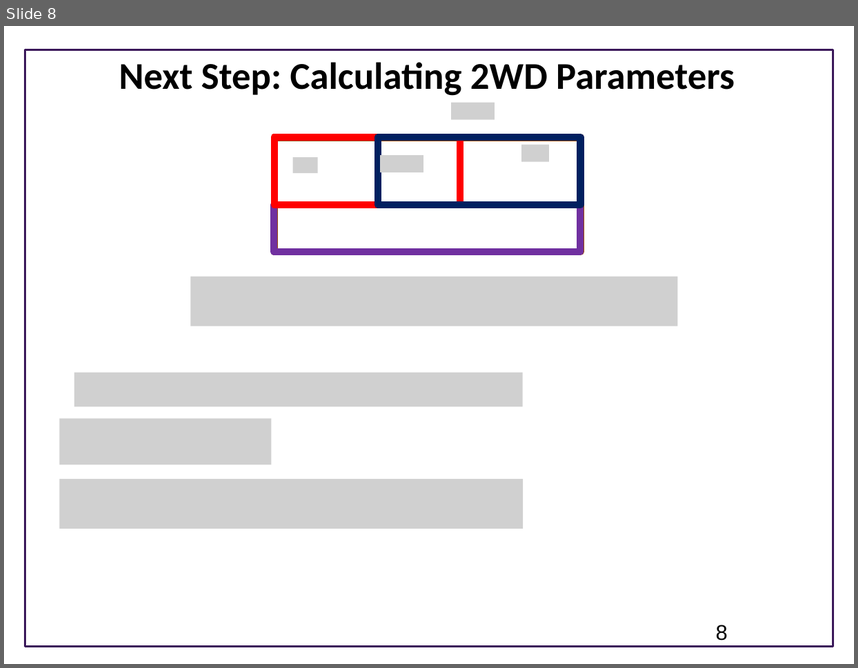
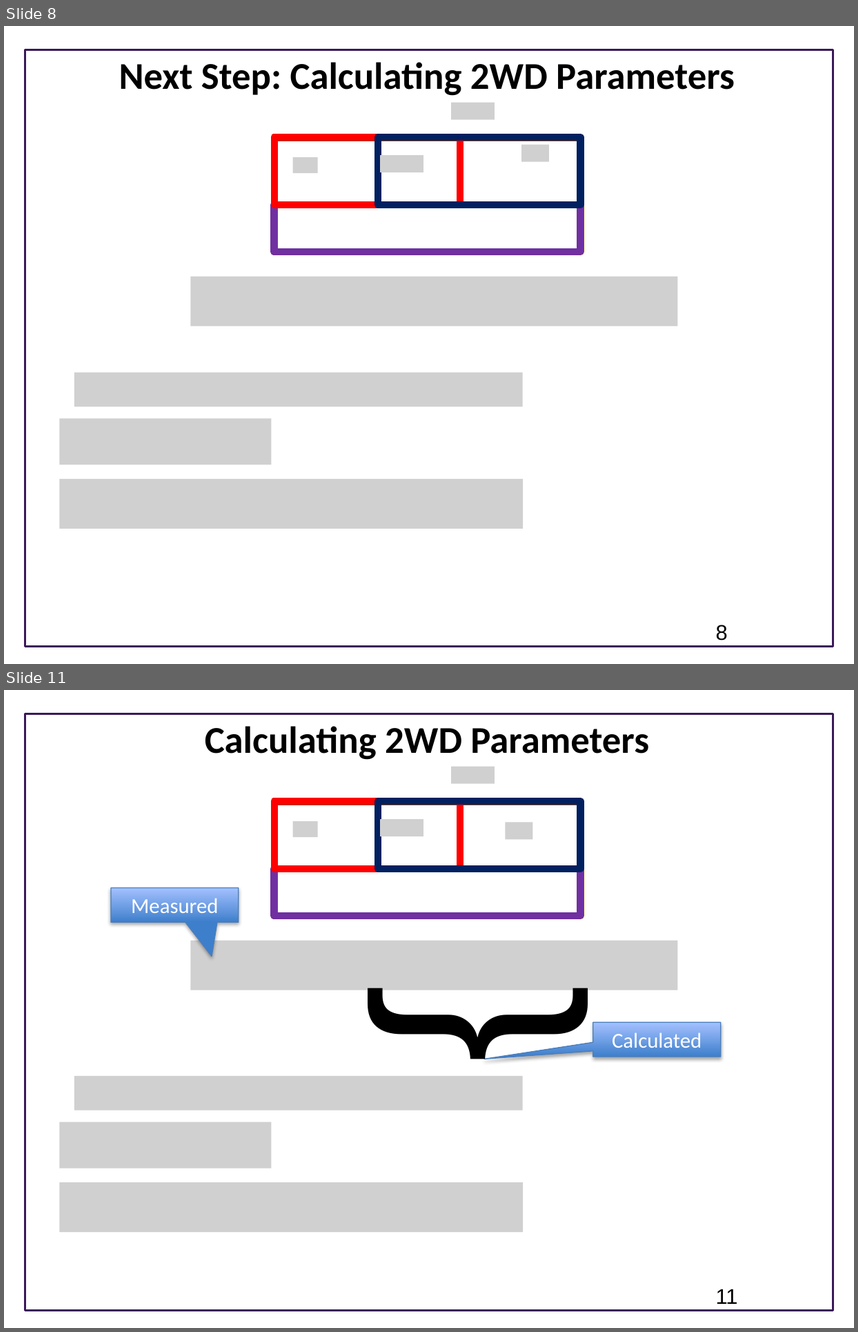
Before and after one commit to ModelEngineering/BIOEN-437, a slide deck: Lectures/Design-Of-Experiments/doe_programming.pptx. Shown one above the other, each under a label of ours: slide 8 before the commit, slides 8 and 11 after it; the slides between them are not shown. The pictures are 858x668 and 858x1332 pixels, drawn with LibreOffice and Linux fonts; fonts in the diff are those of the drawing; grey boxes stand for pictures; background and template pictures are left out. Boxes give left, top, right and bottom in pixels: in the first picture for what was removed or moved away, otherwise in the second. Text is boxed around its words. In the diff, an @@ line names an element or a change of style, - is before the commit and + after.

```diff
--- a/Lectures/Design-Of-Experiments/doe_programming.pptx
+++ b/Lectures/Design-Of-Experiments/doe_programming.pptx
@@ slide 11 added at (4, 690, 854, 1328), background #FFFFFF; not listed: 1 template element that a slide beside it also shows @@
@@ title added at (205, 726, 649, 760), 32 pt, text #000000, bold @@
+Calculating 2WD Parameters
@@ group added at (274, 767, 580, 915): 4 rectangles, 4 pictures @@
@@ speech box added at (111, 888, 239, 922), fill gradient #3F80CE to #A4C4FF, outline #4B7EBC 0.75 pt, 18 pt, text #FFFFFF @@
+Measured
@@ picture added at (191, 940, 678, 989) @@
@@ text added at (298, 1018, 593, 1072), 200 pt, text #000000 @@
+{
@@ speech box added at (593, 1023, 721, 1056), fill gradient #3F80CE to #A4C4FF, outline #4B7EBC 0.75 pt, 18 pt, text #FFFFFF @@
+Calculated
@@ picture added at (74, 1076, 524, 1110) @@
@@ picture added at (59, 1122, 271, 1167) @@
@@ picture added at (59, 1182, 523, 1232) @@
@@ page number added at (716, 1288, 738, 1303), 18 pt, text #000000 @@
+11
```
Also in this commit, not shown: 1 slide changed, 7 other slides added, 1 slide removed, 7 other files.
